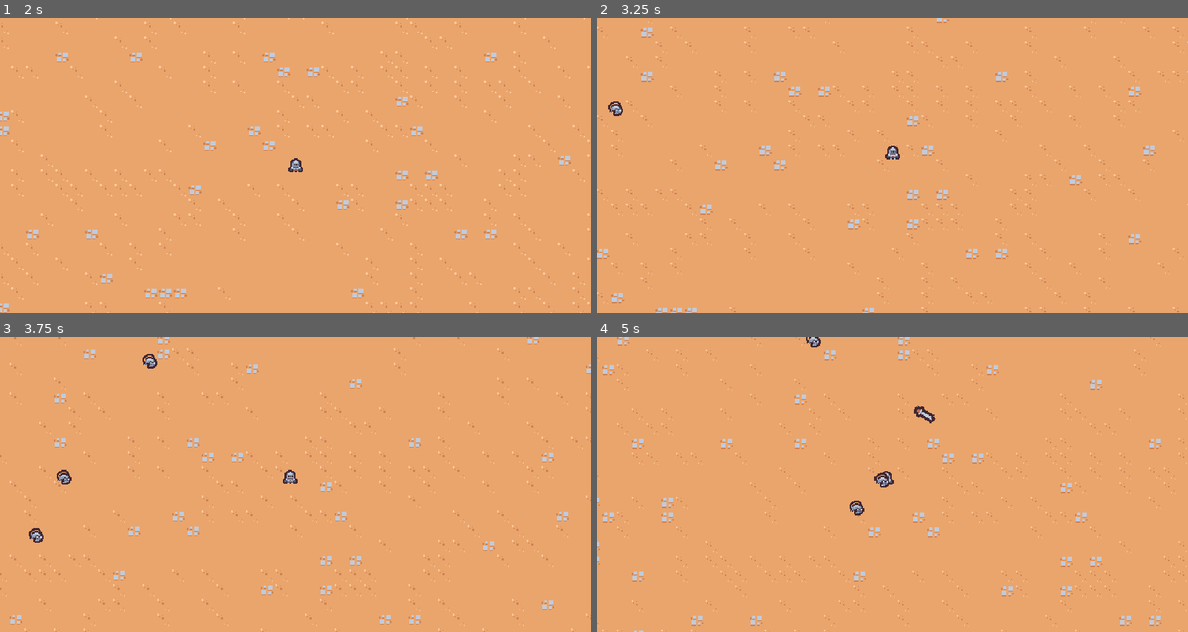
Above: before the commit, frames 1-4 (two rows, left to right).
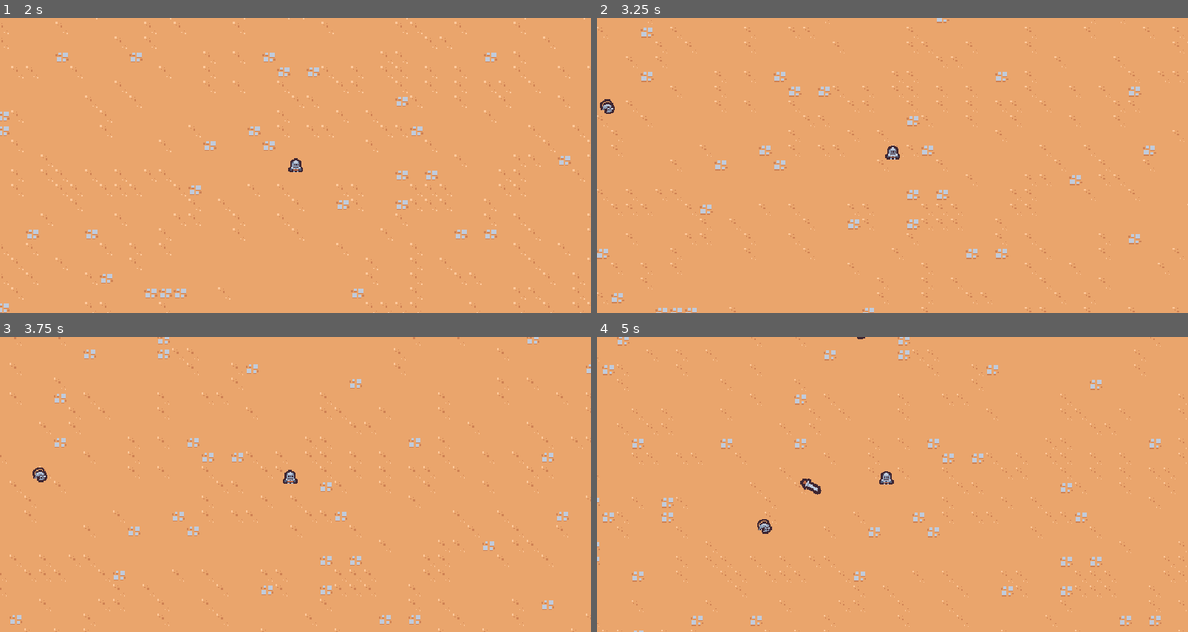
Above: after the commit, the same moments.

Repository: ysle0/udemy-2d-survivor
Game: Godot game, scene res://scenes/main/main.tscn
The game is run twice, just before and just after one commit, with the same random seed, the same clock (stepped at 60 frames per second) and the same inputs.
Inputs:
- Up to frame 1 (2 s): hold D (move_right) 0.53-1.28 s; hold S (move_down) from 1.28 s (still down)
- Up to frame 2 (3.25 s): release S (move_down) at 2.03 s; hold D (move_right) 2.03-2.78 s; hold W (move_up) from 2.78 s (still down)
- Up to frame 3 (3.75 s): release W (move_up) at 3.53 s; hold A (move_left) from 3.53 s (still down)
- Up to frame 4 (5 s): keep holding A (move_left)

Frame 1 is identical in both runs. In frame 2, 0.1% of the frame differs, in the area x 0-5%, y 27-34%; in frame 3, 0.4%; in frame 4, 0.6%, in the area x 27-58%, y 0-67%.

Commit message:
add: enemy moves slower

Diff:
--- a/scenes/basic_enemy/basic_enemy.gd
+++ b/scenes/basic_enemy/basic_enemy.gd
@@ -1,6 +1,6 @@
 extends CharacterBody2D
 
-const MAX_SPEED: int = 75
+const MAX_SPEED: int = 40
 const MIN_DISTANCE_TO_PLAYER: float = 4.5 * 4.5
 var player: Node2D
 
@@ -8,7 +8,7 @@
 func _ready():
 	var tree = get_tree()
 	if !tree.has_group("player"):
-		push_error("err: no player group found")
+		push_error("no player group found")
 		return
 
 	self.player = get_tree().get_first_node_in_group("player")
@@ -16,7 +16,7 @@
 	$Area2D.area_entered.connect(self.on_area_entered)
 
 
-func _physics_process(_delta: float):
+func _process(_delta: float):
 	if !self.check_distance_between_player(MIN_DISTANCE_TO_PLAYER):
 		return
 
